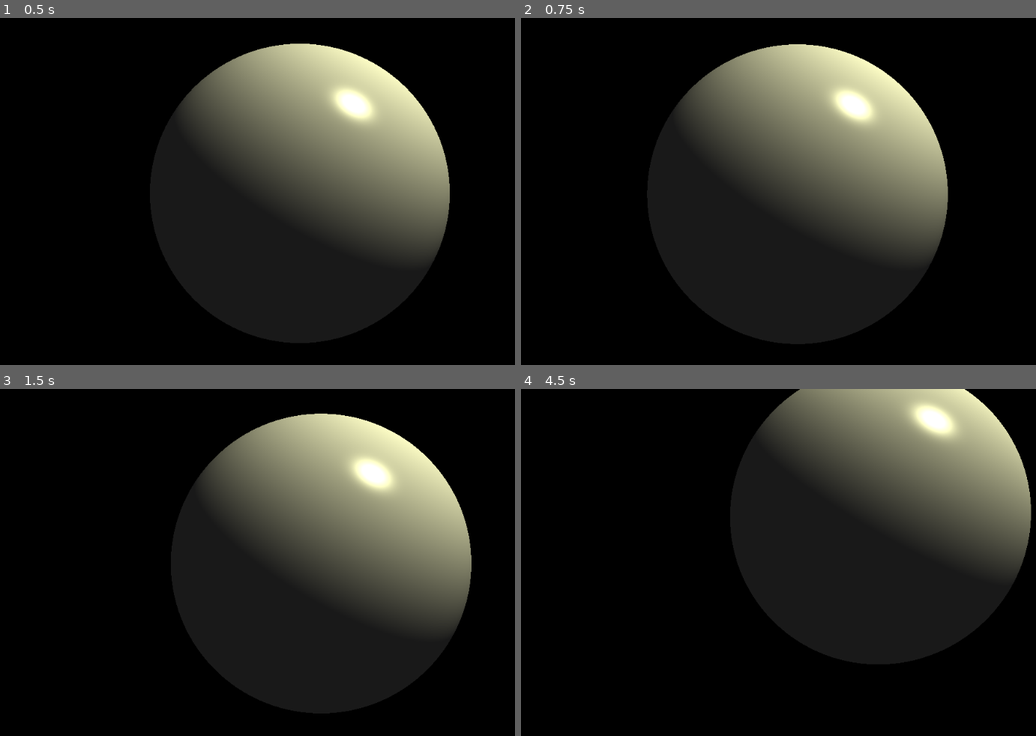
Above: before the commit, frames 1-4 (two rows, left to right).
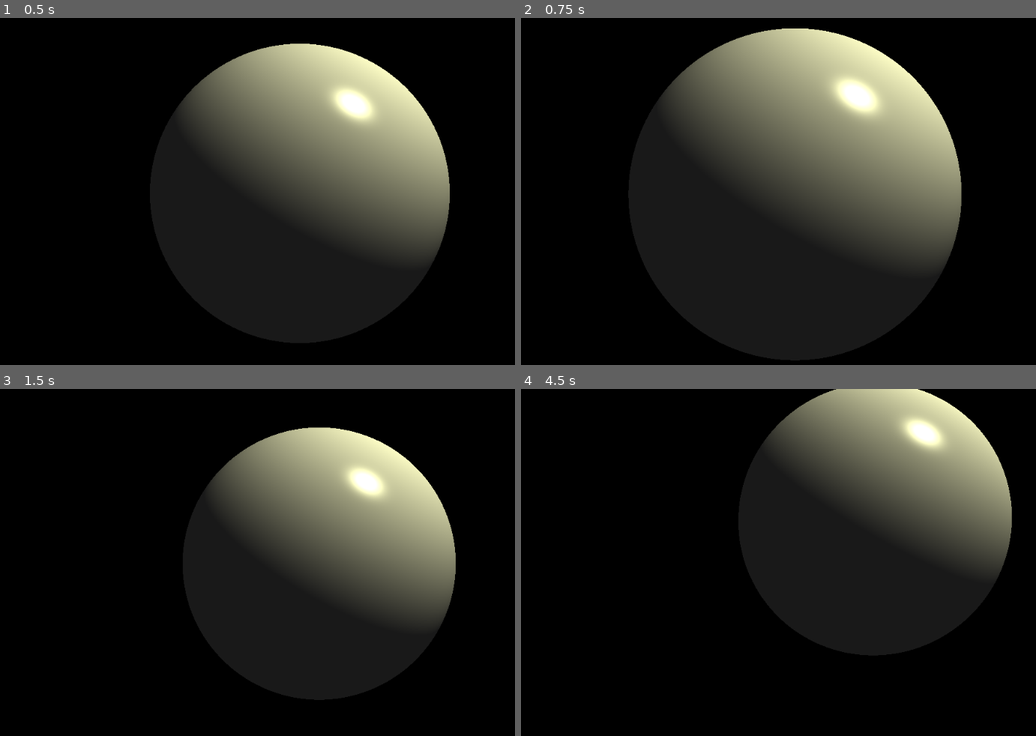
Above: after the commit, the same moments.

Repository: PLUkraine/raymarching-godot
Game: Godot game, scene res://Raymarcher.tscn
Same seed, same stepped clock (60 frames per second), same inputs: the game is played once before the commit and once after it.
Inputs (mouse positions are in pixels of both pictures, inside the frame that each line leads up to):
- Up to frame 1 (0.5 s): no input
- Up to frame 2 (0.75 s): tap Enter at 0.5 s; move the mouse to (855, 191) at 0.52 s; hold Mouse wheel up (camera_zoom_in, bound only after the commit) from 0.53 s (still down)
- Up to frame 3 (1.5 s): tap Mouse wheel down (camera_zoom_out, bound only after the com… at 0.8, 1.35 s; tap Space at 1.25 s; move the mouse to (267, 565) at 1.27 s; release Mouse wheel up (camera_zoom_in, bound only after the commit) at 1.28 s
- Up to frame 4 (4.5 s): tap Mouse wheel up (camera_zoom_in, bound only after the commit) at 1.55, 3.05 s; tap Enter at 2 s; move the mouse to (835, 559) at 2.02 s; hold S (camera_backward) 2.03-2.78 s; tap Mouse wheel down (camera_zoom_out, bound only after the com… at 2.3, 3.8 s; move the mouse to (814, 569) at 2.77 s; tap E (camera_down) at 2.85 s; tap Space at 3.5 s; move the mouse to (866, 569) at 3.52 s; hold W (camera_forward) 3.53-4.28 s; move the mouse to (773, 559) at 4.27 s; tap A (camera_left) at 4.35 s

Frame 1 is identical in both runs. In frame 2, 9.7% of the frame differs, in the area x 20-86%, y 3-99%; in frame 3, 7.6%; in frame 4, 7.9%.

Commit message:
Change fov on mouse wheel scrolling

Diff:
--- /dev/null
+++ b/Fov.gd
@@ -0,0 +1,21 @@
+extends Node
+
+export(float) var WHEEL_STEP = 4
+
+# onready will execute when the script is starting to run
+onready var fov = get_parent().material.get_shader_param("fov")
+
+func update_fov(new_fov):
+    # keep FOV in the [15, 135] range
+    self.fov = clamp(new_fov, 15, 135)
+    get_parent().material.set_shader_param("fov", self.fov)
+
+func _input(event):
+    """
+    Process the mouse wheel scroll event to change the FOV
+    """
+    # intercept the mouse wheel up/down event
+    if event.is_action_pressed("camera_zoom_in"):
+        update_fov(fov - WHEEL_STEP)
+    elif event.is_action_pressed("camera_zoom_out"):
+        update_fov(fov + WHEEL_STEP)
--- a/Raymarcher.tscn
+++ b/Raymarcher.tscn
@@ -1,6 +1,7 @@
-[gd_scene load_steps=4 format=2]
+[gd_scene load_steps=5 format=2]
 
 [ext_resource path="res://CameraMovement.gd" type="Script" id=1]
+[ext_resource path="res://Fov.gd" type="Script" id=2]
 
 [sub_resource type="Shader" id=1]
 code = "shader_type canvas_item;
@@ -145,3 +146,6 @@
 
 [node name="CameraMovement" type="Node" parent="Control/ColorRect"]
 script = ExtResource( 1 )
+
+[node name="Fov" type="Node" parent="Control/ColorRect"]
+script = ExtResource( 2 )
--- a/project.godot
+++ b/project.godot
@@ -57,6 +57,18 @@
 , Object(InputEventJoypadButton,"resource_local_to_scene":false,"resource_name":"","device":0,"button_index":4,"pressure":0.0,"pressed":false,"script":null)
  ]
 }
+camera_zoom_in={
+"deadzone": 0.5,
+"events": [ Object(InputEventMouseButton,"resource_local_to_scene":false,"resource_name":"","device":0,"alt":false,"shift":false,"control":false,"meta":false,"command":false,"button_mask":0,"position":Vector2( 0, 0 ),"global_position":Vector2( 0, 0 ),"factor":1.0,"button_index":4,"pressed":false,"doubleclick":false,"script":null)
+, Object(InputEventJoypadButton,"resource_local_to_scene":false,"resource_name":"","device":0,"button_index":6,"pressure":0.0,"pressed":false,"script":null)
+ ]
+}
+camera_zoom_out={
+"deadzone": 0.5,
+"events": [ Object(InputEventMouseButton,"resource_local_to_scene":false,"resource_name":"","device":0,"alt":false,"shift":false,"control":false,"meta":false,"command":false,"button_mask":0,"position":Vector2( 0, 0 ),"global_position":Vector2( 0, 0 ),"factor":1.0,"button_index":5,"pressed":false,"doubleclick":false,"script":null)
+, Object(InputEventJoypadButton,"resource_local_to_scene":false,"resource_name":"","device":0,"button_index":7,"pressure":0.0,"pressed":false,"script":null)
+ ]
+}
 
 [rendering]
 
